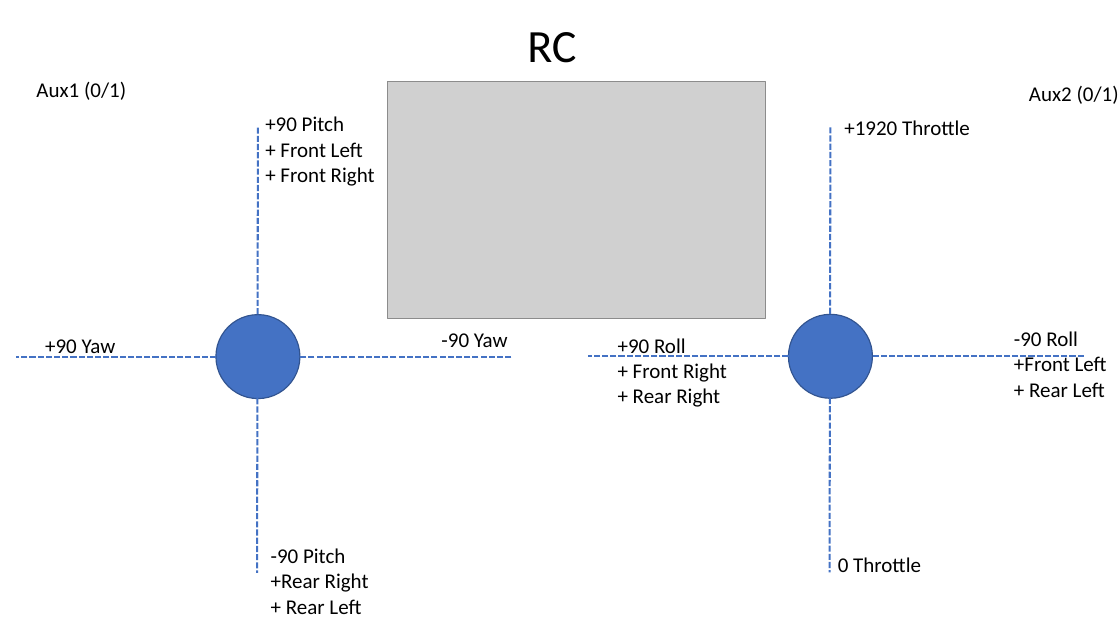
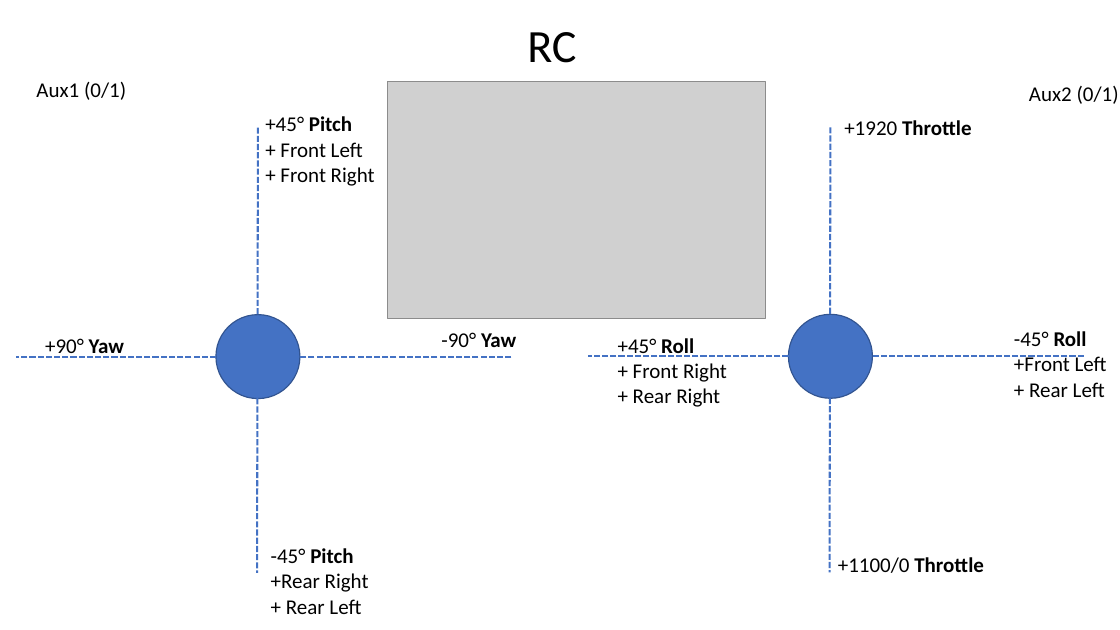
Before and after one commit to RobotEdh/RobotMicroControl, a slide deck: slide 11 of libraries/Diagramm Drone.pptx. Drawn at 1120x630 pixels with LibreOffice and Linux fonts; fonts in the diff are those of the drawing; grey boxes stand for pictures. Boxes give left, top, right and bottom in pixels: in the first picture for what was removed or moved away, otherwise in the second. Text is boxed around its words. In the diff, an @@ line names an element or a change of style, - is before the commit and + after.

```diff
--- a/libraries/Diagramm Drone.pptx
+++ b/libraries/Diagramm Drone.pptx
@@ text at [265,116,352,131]: text changed; bold on @@
-+90 Pitch
++45° Pitch
@@ text "+1920 Throttle" at [844,120,972,135]: bold on in "Throttle" @@
@@ text at [45,338,124,358]: text changed @@
-+90 Yaw
++90° Yaw
@@ text at [441,332,516,347]: text changed @@
--90 Yaw
+-90° Yaw
@@ text at [618,338,694,357]: text changed @@
-+90 Roll
++45° Roll
@@ text at [1014,331,1087,346]: text changed @@
--90 Roll
+-45° Roll
@@ text at [271,548,353,563]: text changed; bold on @@
--90 Pitch
+-45° Pitch
@@ text at [838,557,984,573]: text changed; bold on @@
-0 Throttle
++1100/0 Throttle
```
Also in this commit, not shown: 2 other slides changed, 3 other files.
